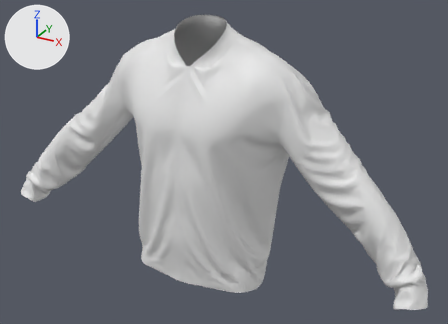
Before and after pictures for a commit that changed the glTF model public/Models/Men_Jacket/Inside.glb.
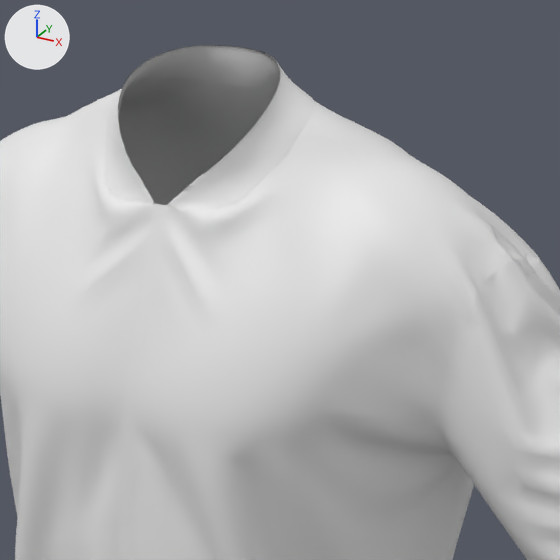
There are two pictures of each version: one whole from a camera (50 mm lens) standing at (0.744, -1.235, 1.855) and looking at (0.049, 0.027, 1.224), one close up on the part from 30% to 71% of the width and 0% to 56% of the height. Arrows for +X, +Y and +Z are at upper left; the lights stay in place. The last two pictures show the newer version. Where no turn or scale is listed for an object, it has been applied to the vertices. Vertices at exactly the same position are counted once.

Before the edit, the objects in view are built like this:
```python
me_inside = bpy.data.meshes.new('Inside')
me_inside.from_pydata(...)  # 22042 vertices, 42448 faces; spans x -0.594..0.595, y -0.125..0.149, z 0.913..1.582
ob_inside = bpy.data.objects.new('Inside', me_inside)
ob_inside.location = (0.0, 0.0, 0.0)
```
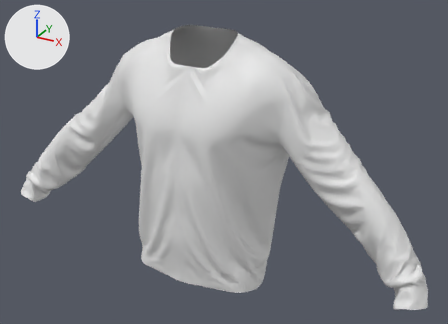
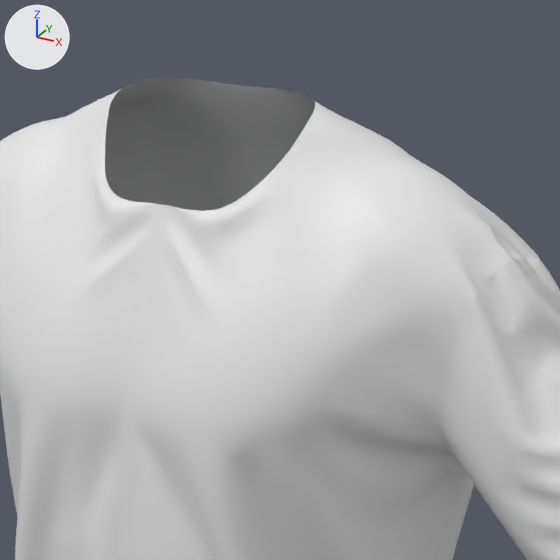
Changed parts and their boxes [x1, y1, x2, y2] in the close-ups (560 x 560 px):
'Inside', reshaped: before [0, 45, 560, 560]; after [0, 77, 560, 560]
part 1 of me_inside, deleted: before [105, 45, 315, 212]

Edits to the bpy script that builds the scene:
```text
Change me_inside:
    used by ob_inside; location = (0.0, 0.0, 0.0)
    remove me_inside.from_pydata(...)  # 22042 vertices, 42448 faces; spans x -0.594..0.595, y -0.125..0.149, z 0.913..1.582
    add me_inside.from_pydata(...)  # 20035 vertices, 38644 faces; spans x -0.594..0.595, y -0.125..0.149, z 0.913..1.553
    me_inside part 1: 2007 vertices removed from x -0.084..0.086, y -0.055..0.068, z 1.484..1.582
```
